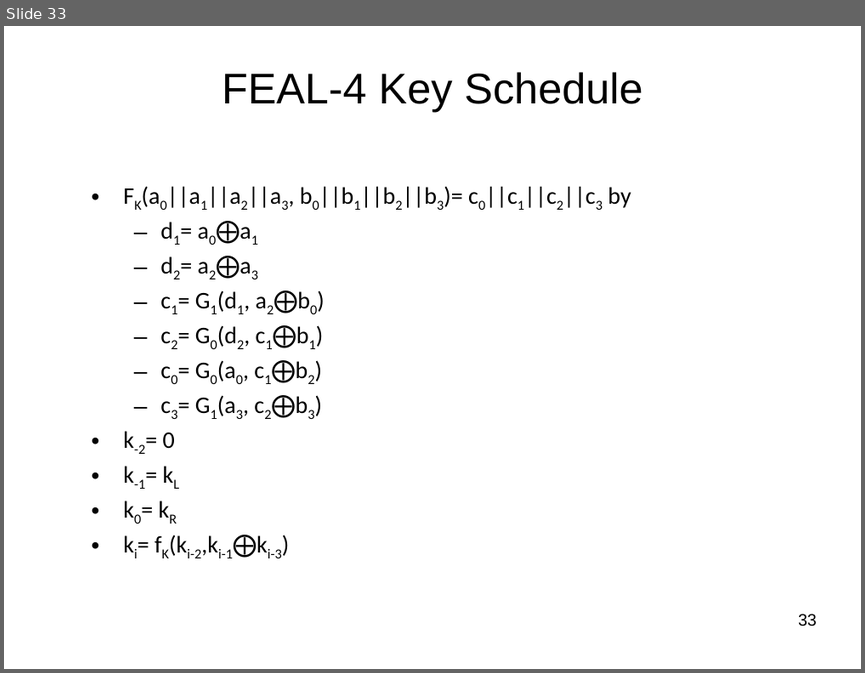
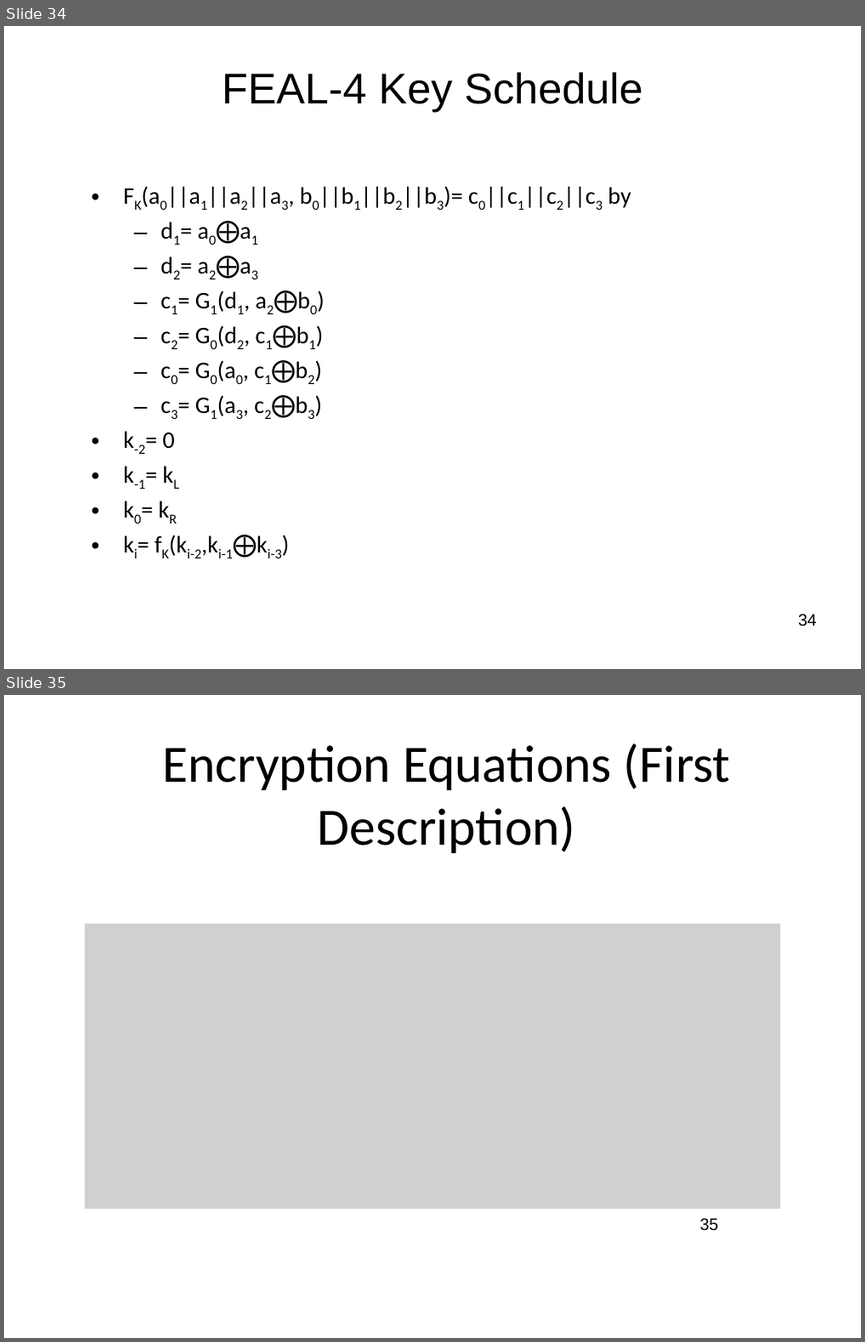
Before and after one commit to jlmucb/class_notes, a slide deck: BerkeleyClass/CS290Spring2013/Lectures/Cryptoclass4.pptx. Shown one above the other, each under a label of ours: slide 33 before the commit, slides 34 and 35 after it. The pictures are 865x673 and 865x1342 pixels, drawn with LibreOffice and Linux fonts; fonts in the diff are those of the drawing; grey boxes stand for pictures. Boxes give left, top, right and bottom in pixels: in the first picture for what was removed or moved away, otherwise in the second. Text is boxed around its words. In the diff, an @@ line names an element or a change of style, - is before the commit and + after.

```diff
--- a/BerkeleyClass/CS290Spring2013/Lectures/Cryptoclass4.pptx
+++ b/BerkeleyClass/CS290Spring2013/Lectures/Cryptoclass4.pptx
@@ slide 35 added at (4,695,861,1338), background #FFFFFF @@
@@ title added at (162,743,731,853), 44 pt, text #000000 @@
+Encryption Equations (First Description)
@@ picture added at (85,924,780,1209) @@
@@ page number added at (700,1218,719,1231), 14 pt, text #000000 @@
+35
@@ what was slide 33 is now slide 34 @@
@@ page number at (798,613,817,626): text changed @@
-33
+34
```
Also in this commit, not shown: 18 slides changed, 4 other slides added, 4 slides removed.
